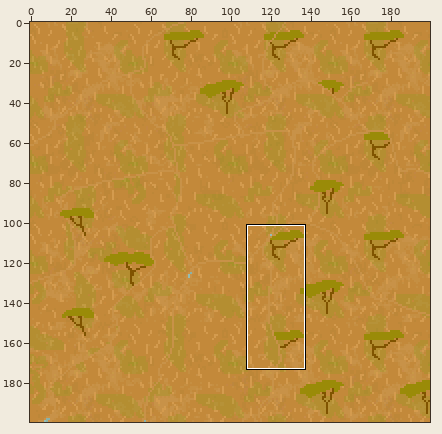
A sprite sheet gets an edit: graphics/scenery/terrain/savannah_1.png. The picture above shows the old version from afar; the outline marks the close-up.
Close-up. Before:
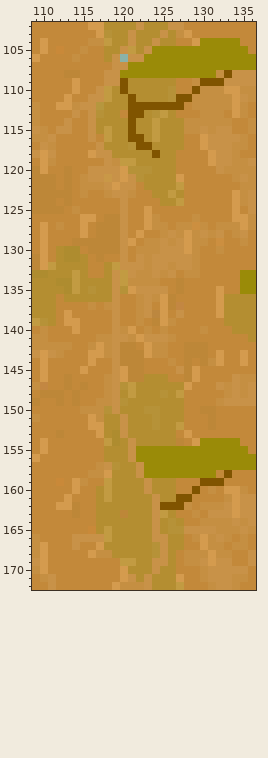
The file is 200x200 pixels. Colours within 5 levels of each other are drawn and written as one. Shown: x 109..136, y 102..172. The commit also changed other parts of the picture, which this record leaves out.
Now the later version:
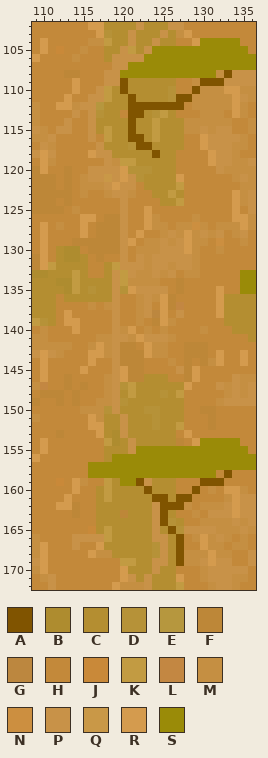
Palette (. is transparent): A #805400  B #ae8c2f  C #b48e31  D #b69238  E #b6973e  F #bd8738  G #bc873f  H #c3893a  J #c98939  K #c29b42  L #c38742  M #c58f42  N #cc8f40  P #c89248  Q #c99847  R #d49b4e  S #9a8b08
The exact change:
@@ x 118..122 @@
 105 CCPKC
-106 CP.PP
+106 CPPPP
 107 HPPSS
@@ x 114..129 @@
 155 HHHHCCCPSSSSSSSS
-156 HHHHCCCPSSSSSSSS
-157 HHHMPDCCPSSSSSSS
-158 HHMMRCCCPSSSSSSS
-159 RMHHKCCCCPCCCHHH
-160 RHHCKCCCCPCCCHHA
-161 HHHCKCCCCCPCCAAH
+156 HHHHCSSSSSSSSSSS
+157 HHSSSSSSSSSSSSSS
+158 HHSSSSSSSSSSSSSS
+159 RMHHKCSSAPCCCHHH
+160 RHHCKCCCCACCCHHA
+161 HHHCKCCCCCAACAAH
 162 FHHCCCCCCCPAAAMH
-163 FHHCCCFCCCPKCHHM
-164 HHHCCCCCCCPCDCHH
-165 HHJCKCCCCCPCDDPP
-166 PPPPKCCCCCPPCCHM
-167 PHHRCCCCCCDPCCHH
-168 HHRMMCCCCCDPCHMM
-169 HHHHHHKKCCPPCHMM
+163 FHHCCCFCCCPACHHM
+164 HHHCCCCCCCPADCHH
+165 HHJCKCCCCCPCADPP
+166 PPPPKCCCCCPPCAHM
+167 PHHRCCCCCCDPCAHH
+168 HHRMMCCCCCDPCAMM
+169 HHHHHHKKCCPPCAMM
 170 HHHHHHRCCCPCCHHH
